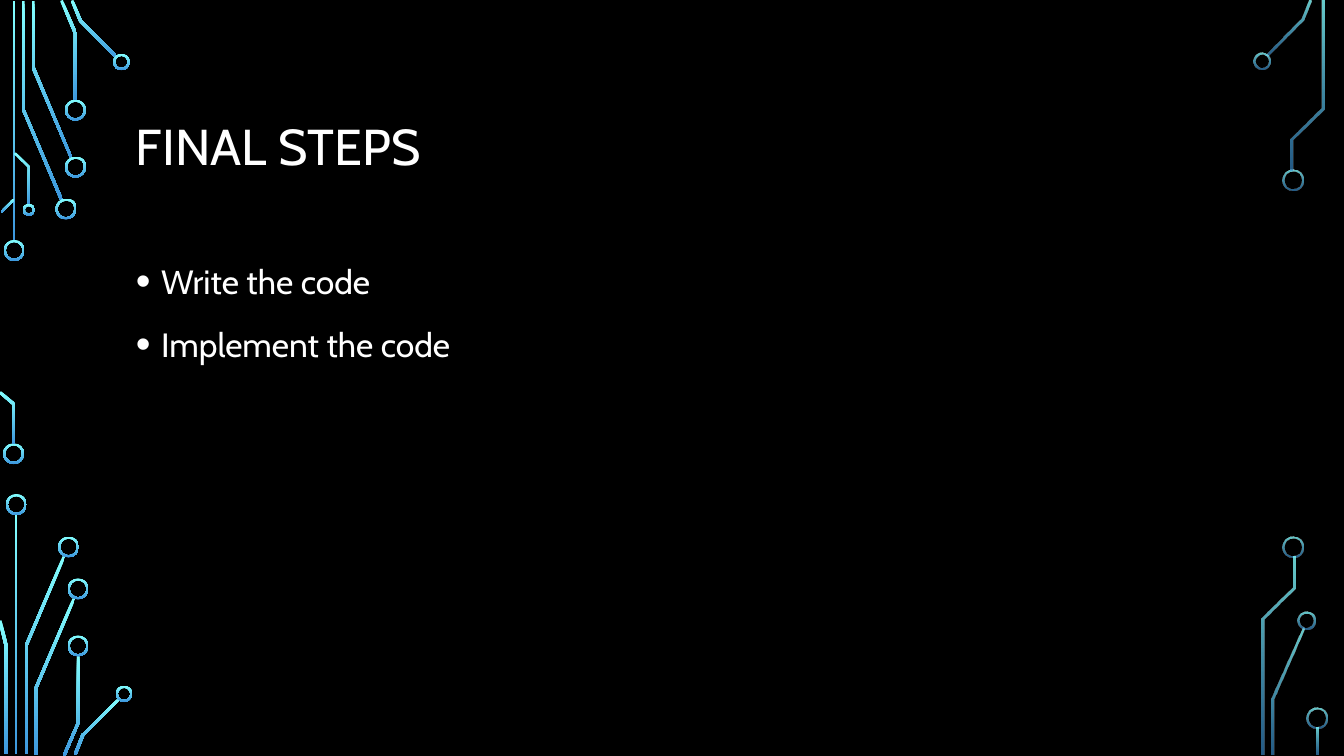
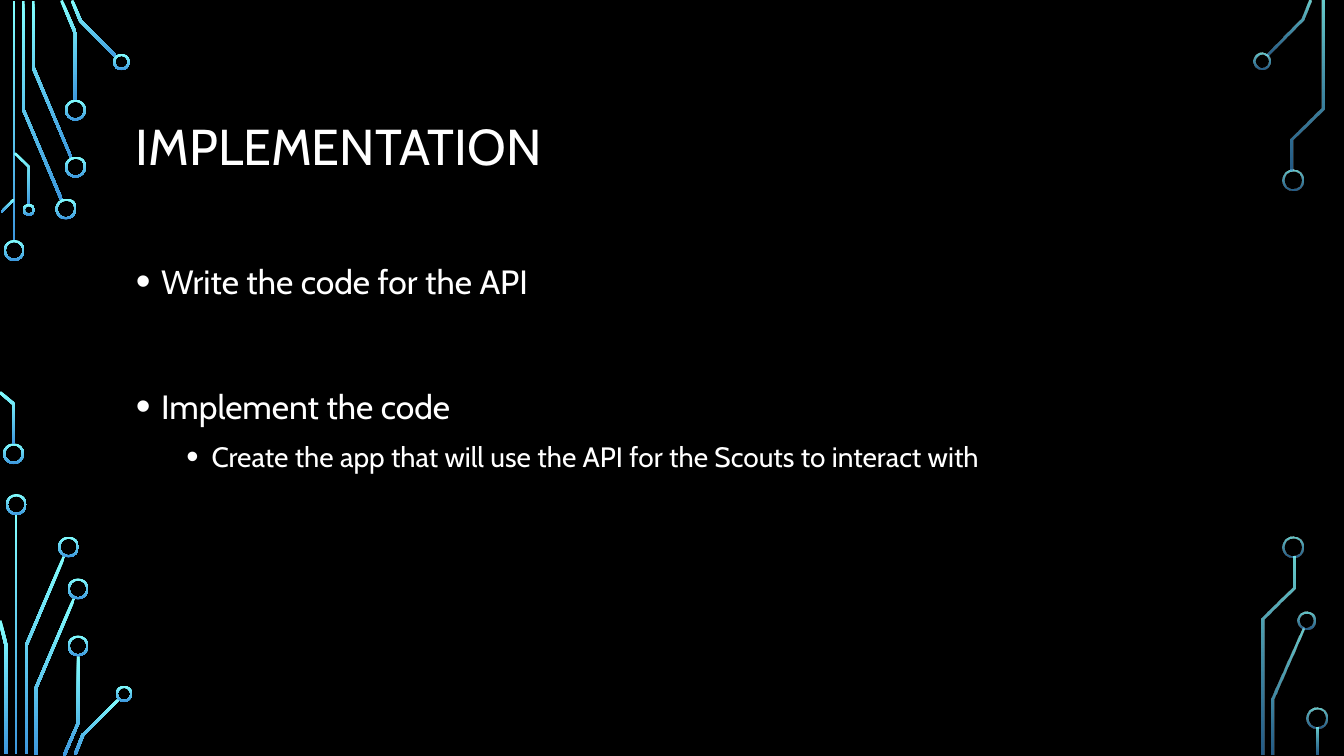
Before and after one commit to dtarvin/web-420, a slide deck: slide 10 of week-6/Hypermedia-design.pptx (slide 4 before the commit). Drawn at 1344x756 pixels with LibreOffice and Linux fonts; fonts in the diff are those of the drawing; background and template pictures are left out. Boxes give left, top, right and bottom in pixels: in the first picture for what was removed or moved away, otherwise in the second. Text is boxed around its words. In the diff, an @@ line names an element or a change of style, - is before the commit and + after.

```diff
--- a/week-6/Hypermedia-design.pptx
+++ b/week-6/Hypermedia-design.pptx
@@ title at (136, 129, 542, 166): text changed @@
-FINAL STEPS
+IMPLEMENTATION
@@ text at (161, 268, 528, 295): text changed @@
-• Write the code
+• Write the code for the API
@@ text at (212, 446, 979, 474): paragraph added @@
+  • Create the app that will use the API for the Scouts to interact with
```
Also in this commit, not shown: 4 other slides changed, 1 slide added, 1 other file.
